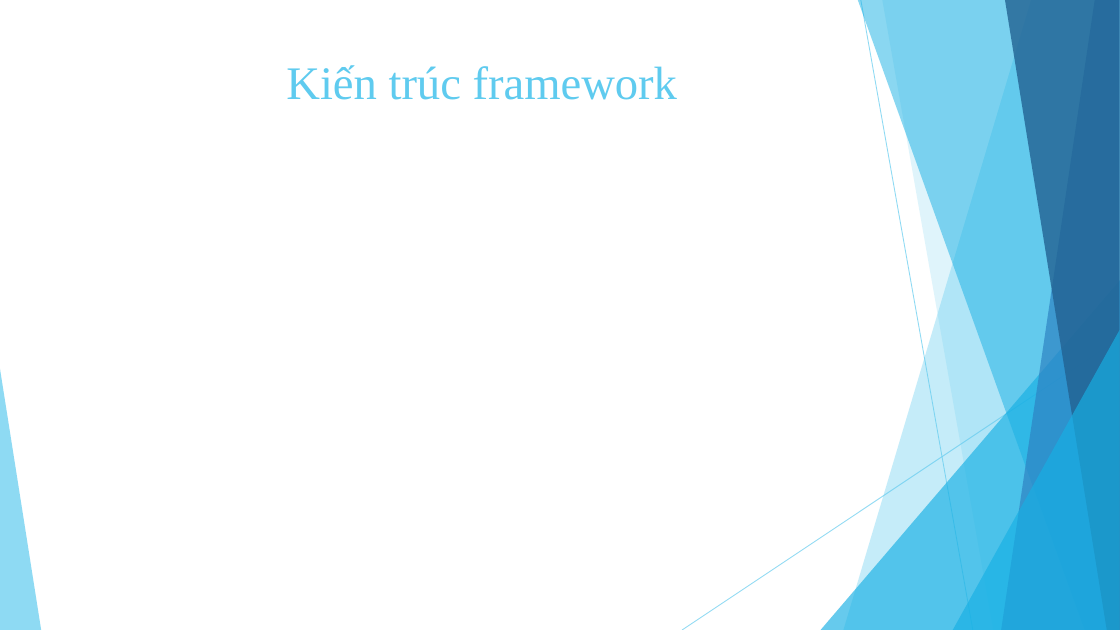
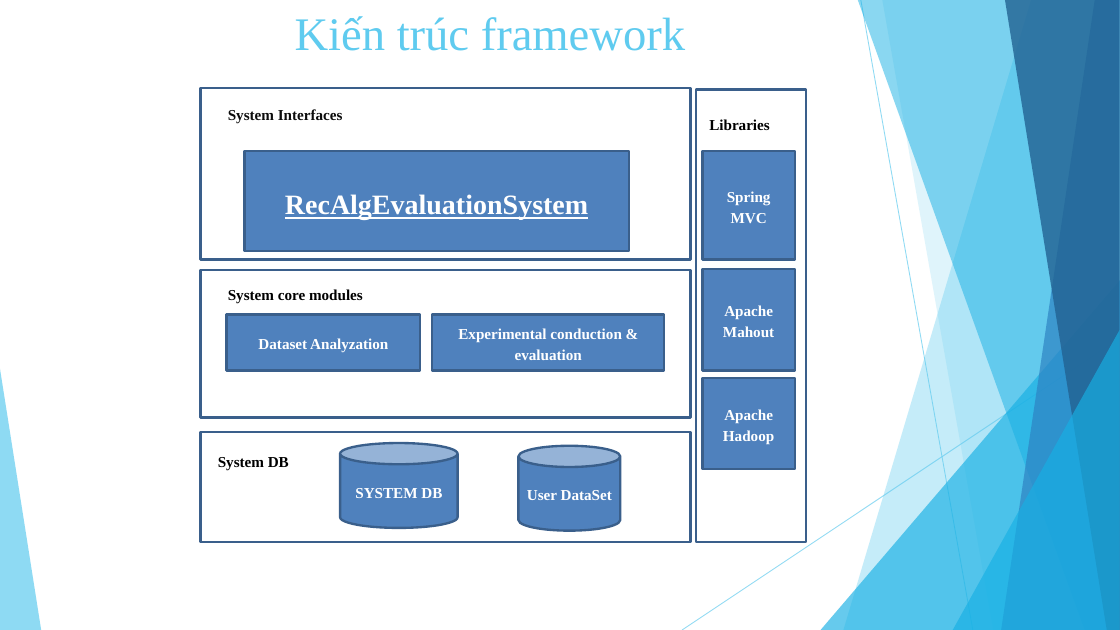
Before and after one commit to tuyennta/JobRecSys, a slide deck: slide 14 of Documents/Báo cáo/Bao cao KLTN.pptx (slide 11 before the commit). Drawn at 1120x630 pixels with LibreOffice and Linux fonts; fonts in the diff are those of the drawing. Boxes give left, top, right and bottom in pixels: in the first picture for what was removed or moved away, otherwise in the second. Text is boxed around its words. In the diff, an @@ line names an element or a change of style, - is before the commit and + after.

```diff
--- a/Documents/Báo cáo/Bao cao KLTN.pptx
+++ b/Documents/Báo cáo/Bao cao KLTN.pptx
@@ title "Kiến trúc framework" moved from (x1=286, y1=65, x2=677, y2=100) to (x1=295, y1=16, x2=685, y2=51) @@
@@ group added at (x1=201, y1=88, x2=807, y2=543): 10 rectangles, 4 texts, 2 cylinders @@
+SYSTEM DB
+User DataSet
+Spring MVC
+Apache Mahout
+Apache Hadoop
+RecAlgEvaluationSystem
+Dataset Analyzation
+Experimental conduction & evaluation
+System Interfaces
+System core modules
+System DB
+Libraries
```
Also in this commit, not shown: 3 other slides changed, 4 slides added, 1 slide removed.
